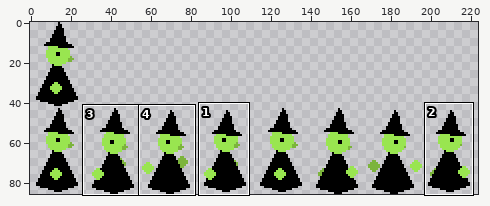
File history of a sprite sheet, GameEngine/img/AnimationSheet.png. The first picture is a wide view before the edit; the outline marks the close-up.
Close-up. As it was:
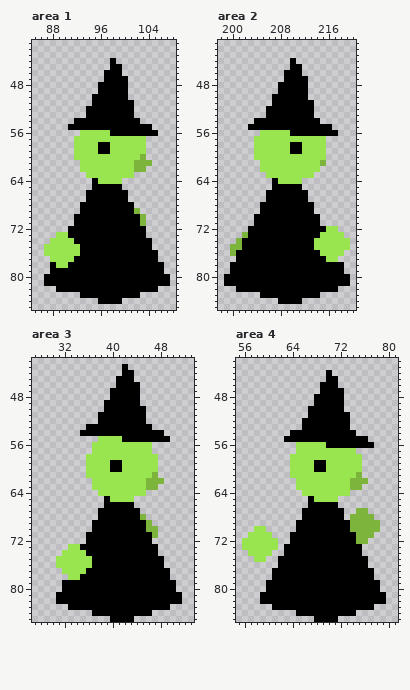
The file is 224x86 pixels. Shown: area 1: x 85..108, y 41..85; area 2: x 198..220, y 41..85; area 3: x 27..53, y 42..85; area 4: x 55..81, y 42..85. The commit also changed other parts of the picture, which this record leaves out.
Now the later version:
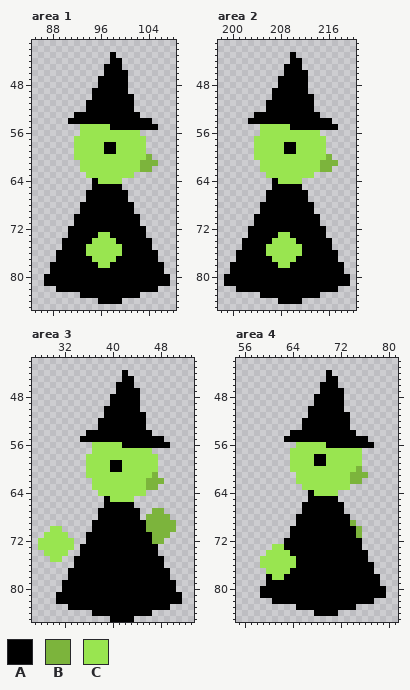
Palette (. is transparent): A #000000  B #7cb43c  C #99e550
The edit:
--- area 1
@@ x 85..108 @@
 42 ........................
-43 ........................
-44 .............A..........
-45 .............AA.........
-46 ............AAA.........
-47 ............AAAA........
+43 .............A..........
+44 .............AA.........
+45 ............AAA.........
+46 ............AAAA........
+47 ...........AAAAA........
 48 ...........AAAAA........
-49 ...........AAAAA........
-50 ..........AAAAAA........
-51 ..........AAAAAAA.......
+49 ..........AAAAAA........
+50 ..........AAAAAAA.......
+51 .........AAAAAAAA.......
 52 .........AAAAAAAA.......
-53 .........AAAAAAAA.......
-54 .......AAAAAAAAAAA......
-55 ......AAAAAAAAAAAAAA....
-56 ........CCCCCAAAAAAAA...
+53 .......AAAAAAAAAAA......
+54 ......AAAAAAAAAAAAAA....
+55 ........CCCCCAAAAAAAA...
+56 ........CCCCCCCCCC......
 57 .......CCCCCCCCCCCC.....
-58 .......CCCCAACCCCCC.....
-59 .......CCCCAACCCCCC.....
-60 .......CCCCCCCCCCCB.....
-61 ........CCCCCCCCCBBB....
-62 ........CCCCCCCCCBB.....
+58 .......CCCCCAACCCCC.....
+59 .......CCCCCAACCCCC.....
+60 .......CCCCCCCCCCCCB....
+61 ........CCCCCCCCCCBBB...
+62 ........CCCCCCCCCCBB....
 63 .........CCCCCCCC.......
@@ x 85..108 @@
 68 ........AAAAAAAAA.......
-69 ........AAAAAAAAAB......
-70 .......AAAAAAAAAAAB.....
-71 .......AAAAAAAAAAAB.....
+69 ........AAAAAAAAA.......
+70 .......AAAAAAAAAAA......
+71 .......AAAAAAAAAAA......
 72 ......AAAAAAAAAAAAA.....
-73 ....CCAAAAAAAAAAAAA.....
-74 ...CCCCAAAAAAAAAAAAA....
-75 ..CCCCCCAAAAAAAAAAAA....
-76 ..CCCCCCAAAAAAAAAAAAA...
-77 ...CCCCAAAAAAAAAAAAAA...
-78 ...ACCAAAAAAAAAAAAAAAA..
+73 ......AAAAACCAAAAAA.....
+74 .....AAAAACCCCAAAAAA....
+75 .....AAAACCCCCCAAAAA....
+76 ....AAAAACCCCCCAAAAAA...
+77 ....AAAAAACCCCAAAAAAA...
+78 ...AAAAAAAACCAAAAAAAAA..
 79 ...AAAAAAAAAAAAAAAAAAA..
--- area 2
@@ x 198..220 @@
 42 .......................
-43 .......................
-44 ............A..........
-45 ............AA.........
-46 ...........AAA.........
-47 ...........AAAA........
+43 ............A..........
+44 ............AA.........
+45 ...........AAA.........
+46 ...........AAAA........
+47 ..........AAAAA........
 48 ..........AAAAA........
-49 ..........AAAAA........
-50 .........AAAAAA........
-51 .........AAAAAAA.......
+49 .........AAAAAA........
+50 .........AAAAAAA.......
+51 ........AAAAAAAA.......
 52 ........AAAAAAAA.......
-53 ........AAAAAAAA.......
-54 ......AAAAAAAAAAA......
-55 .....AAAAAAAAAAAAAA....
-56 .......CCCCCAAAAAAAA...
+53 ......AAAAAAAAAAA......
+54 .....AAAAAAAAAAAAAA....
+55 .......CCCCCAAAAAAAA...
+56 .......CCCCCCCCCC......
 57 ......CCCCCCCCCCCC.....
-58 ......CCCCCCAACCCC.....
-59 ......CCCCCCAACCCC.....
-60 ......CCCCCCCCCCCC.....
-61 .......CCCCCCCCCCB.....
-62 .......CCCCCCCCCC......
+58 ......CCCCCAACCCCC.....
+59 ......CCCCCAACCCCC.....
+60 ......CCCCCCCCCCCCB....
+61 .......CCCCCCCCCCBBB...
+62 .......CCCCCCCCCCBB....
 63 ........CCCCCCCC.......
@@ x 198..220 @@
 71 ......AAAAAAAAAAA......
-72 .....AAAAAAAAAAAAACC...
-73 ....BAAAAAAAAAAAACCCC..
-74 ...BAAAAAAAAAAAACCCCCC.
-75 ..BBAAAAAAAAAAAACCCCCC.
-76 ..BAAAAAAAAAAAAAACCCC..
-77 ...AAAAAAAAAAAAAAACC...
-78 ..AAAAAAAAAAAAAAAAAAA..
+72 .....AAAAAAAAAAAAA.....
+73 .....AAAAACCAAAAAA.....
+74 ....AAAAACCCCAAAAAA....
+75 ....AAAACCCCCCAAAAA....
+76 ...AAAAACCCCCCAAAAAA...
+77 ...AAAAAACCCCAAAAAAA...
+78 ..AAAAAAAACCAAAAAAAAA..
 79 ..AAAAAAAAAAAAAAAAAAA..
--- area 3
@@ x 27..53 @@
 42 ...........................
-43 ...............A...........
-44 ...............AA..........
-45 ..............AAA..........
-46 ..............AAAA.........
-47 .............AAAAA.........
+43 ...........................
+44 ...............A...........
+45 ...............AA..........
+46 ..............AAA..........
+47 ..............AAAA.........
 48 .............AAAAA.........
-49 ............AAAAAA.........
-50 ............AAAAAAA........
-51 ...........AAAAAAAA........
+49 .............AAAAA.........
+50 ............AAAAAA.........
+51 ............AAAAAAA........
 52 ...........AAAAAAAA........
-53 .........AAAAAAAAAAA.......
-54 ........AAAAAAAAAAAAAA.....
-55 ...........CCCCAAAAAAAA....
-56 ..........CCCCCCCCCC.......
+53 ...........AAAAAAAA........
+54 .........AAAAAAAAAAA.......
+55 ........AAAAAAAAAAAAAA.....
+56 ..........CCCCCAAAAAAAA....
 57 ..........CCCCCCCCCC.......
@@ x 27..53 @@
 66 ............AAAAA..........
-67 ...........AAAAAAA.........
-68 ...........AAAAAAAB........
-69 ..........AAAAAAAAAB.......
-70 ..........AAAAAAAAABB......
-71 .........AAAAAAAAAAAB......
-72 .........AAAAAAAAAAA.......
-73 ......CCAAAAAAAAAAAAA......
-74 .....CCCCAAAAAAAAAAAA......
-75 ....CCCCCCAAAAAAAAAAAA.....
-76 ....CCCCCCAAAAAAAAAAAA.....
-77 .....CCCCAAAAAAAAAAAAAA....
-78 ......CCAAAAAAAAAAAAAAA....
+67 ...........AAAAAAA..BB.....
+68 ...........AAAAAAA.BBBB....
+69 ..........AAAAAAAAABBBBB...
+70 ...CC.....AAAAAAAAABBBBB...
+71 ..CCCC...AAAAAAAAAAABBB....
+72 .CCCCCC..AAAAAAAAAAABB.....
+73 .CCCCCC.AAAAAAAAAAAAA......
+74 ..CCCC..AAAAAAAAAAAAA......
+75 ...CC..AAAAAAAAAAAAAAA.....
+76 .......AAAAAAAAAAAAAAA.....
+77 ......AAAAAAAAAAAAAAAAA....
+78 ......AAAAAAAAAAAAAAAAA....
 79 .....AAAAAAAAAAAAAAAAAAA...
--- area 4
@@ x 55..81 @@
 56 ..........CCCCCAAAAAAAA....
-57 ..........CCCCCCCCCC.......
-58 .........CCCCCCCCCCCC......
+57 .........CCCCCCCCCCCC......
+58 .........CCCCAACCCCCC......
 59 .........CCCCAACCCCCC......
-60 .........CCCCAACCCCCC......
-61 .........CCCCCCCCCCCB......
-62 ..........CCCCCCCCCBBB.....
-63 ..........CCCCCCCCCBB......
-64 ...........CCCCCCCC........
-65 ............ACCCC..........
-66 ............AAAAA..........
-67 ...........AAAAAAA..BB.....
-68 ...........AAAAAAA.BBBB....
-69 ..........AAAAAAAAABBBBB...
-70 ...CC.....AAAAAAAAABBBBB...
-71 ..CCCC...AAAAAAAAAAABBB....
-72 .CCCCCC..AAAAAAAAAAABB.....
-73 .CCCCCC.AAAAAAAAAAAAA......
-74 ..CCCC..AAAAAAAAAAAAA......
-75 ...CC..AAAAAAAAAAAAAAA.....
-76 .......AAAAAAAAAAAAAAA.....
-77 ......AAAAAAAAAAAAAAAAA....
-78 ......AAAAAAAAAAAAAAAAA....
+60 .........CCCCCCCCCCCB......
+61 ..........CCCCCCCCCBBB.....
+62 ..........CCCCCCCCCBB......
+63 ...........CCCCCCCC........
+64 ............ACCCC..........
+65 ............AAAAA..........
+66 ...........AAAAAAA.........
+67 ...........AAAAAAA.........
+68 ..........AAAAAAAAA........
+69 ..........AAAAAAAAAB.......
+70 .........AAAAAAAAAAAB......
+71 .........AAAAAAAAAAAB......
+72 ........AAAAAAAAAAAAA......
+73 ......CCAAAAAAAAAAAAA......
+74 .....CCCCAAAAAAAAAAAAA.....
+75 ....CCCCCCAAAAAAAAAAAA.....
+76 ....CCCCCCAAAAAAAAAAAAA....
+77 .....CCCCAAAAAAAAAAAAAA....
+78 .....ACCAAAAAAAAAAAAAAAA...
 79 .....AAAAAAAAAAAAAAAAAAA...
-80 .....AAAAAAAAAAAAAAAAAAA...
+80 ....AAAAAAAAAAAAAAAAAAAAA..
 81 ....AAAAAAAAAAAAAAAAAAAAA..
-82 ....AAAAAAAAAAAAAAAAAAAAA..
-83 ......AAAAAAAAAAAAAAAAA....
-84 ..........AAAAAAAAAA.......
-85 .............AAAA..........
+82 ......AAAAAAAAAAAAAAAAA....
+83 ..........AAAAAAAAAA.......
+84 .............AAAA..........
+85 ...........................
